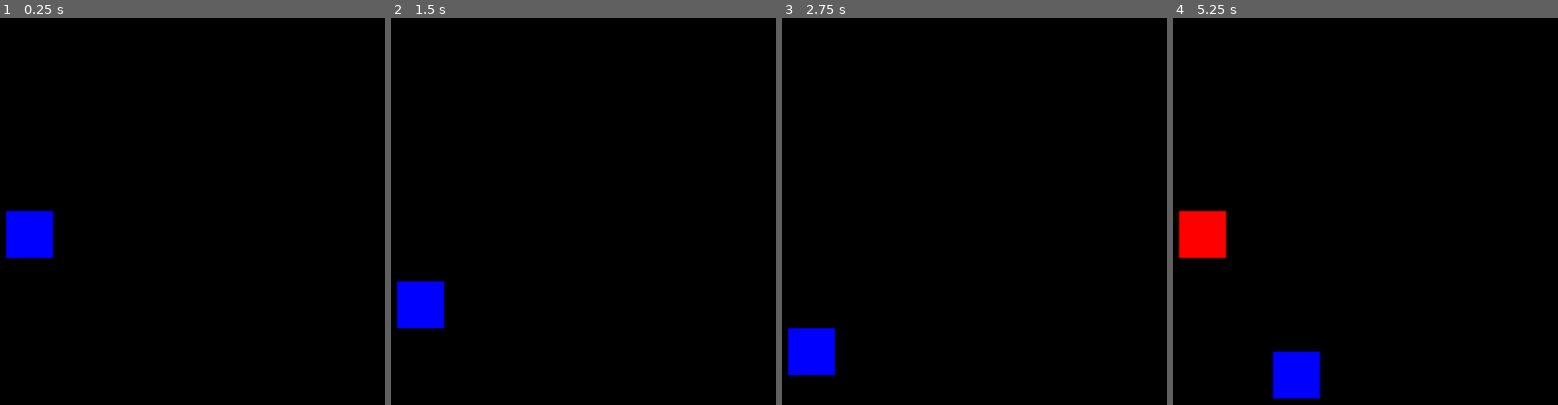
Above: before the commit, frames 1-4 (left to right).
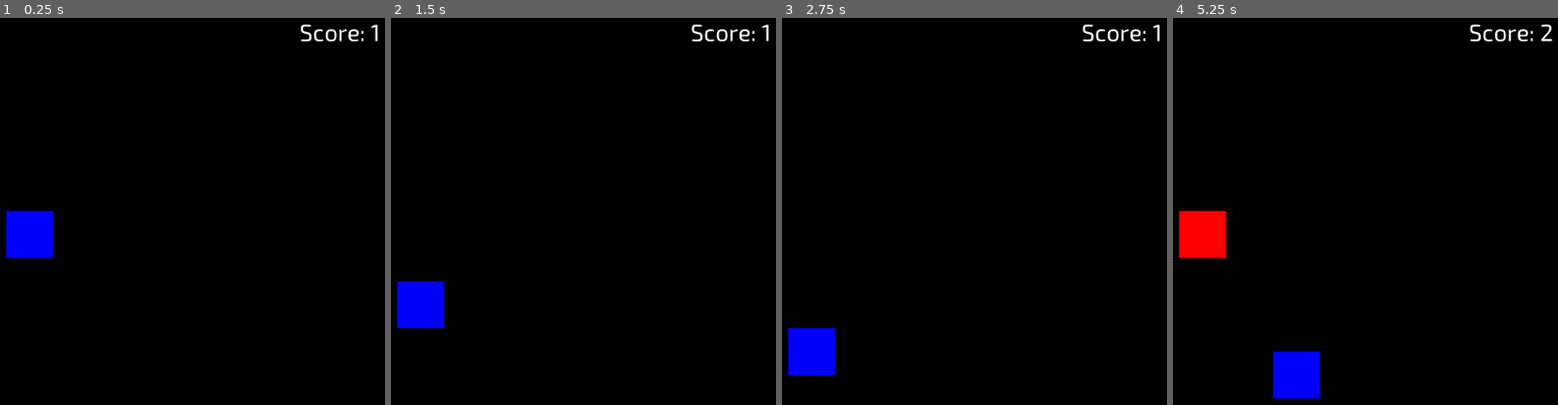
Above: after the commit, the same moments.

Repository: danielcannell/rotatris
Game: Godot game, scene res://Main.tscn
Two runs of this game, one before a commit and one after it. Both use one fixed random seed, a clock stepped at 60 frames per second and the inputs below.
Inputs:
- Up to frame 1 (0.25 s): no input
- Up to frame 2 (1.5 s): tap Enter at 1.25 s
- Up to frame 3 (2.75 s): no input
- Up to frame 4 (5.25 s): tap Space at 2.75 s; tap Enter at 4.25 s

The runs differ from the first frame. In frame 1, 0.3% of the frame differs, in the area x 78-99%, y 1-7%; in frame 2, 0.3%; in frame 3, 0.3%; in frame 4, 0.4%, in the area x 77-99%, y 1-7%.

Commit message:
Add score label and UI font

Diff:
--- a/Main.gd
+++ b/Main.gd
@@ -1,11 +1,9 @@
 extends Node2D
 
 
-# Called when the node enters the scene tree for the first time.
 func _ready():
-    pass # Replace with function body.
+    $Playfield.connect("score_changed", self, "on_score_changed")
 
 
-# Called every frame. 'delta' is the elapsed time since the previous frame.
-#func _process(delta):
-#    pass
+func on_score_changed(value: int):
+    $UI/ScoreLabel.text = "Score: " + str(value)
--- a/Main.tscn
+++ b/Main.tscn
@@ -1,7 +1,8 @@
-[gd_scene load_steps=3 format=2]
+[gd_scene load_steps=4 format=2]
 
 [ext_resource path="res://Main.gd" type="Script" id=1]
 [ext_resource path="res://Playfield.gd" type="Script" id=2]
+[ext_resource path="res://ui_font.tres" type="DynamicFont" id=3]
 
 [node name="Main" type="Node2D"]
 script = ExtResource( 1 )
@@ -11,6 +12,20 @@
 margin_bottom = 600.0
 color = Color( 0, 0, 0, 1 )
 
+[node name="UI" type="Control" parent="."]
+margin_right = 40.0
+margin_bottom = 40.0
+
+[node name="ScoreLabel" type="Label" parent="UI"]
+margin_left = 854.0
+margin_top = 20.0
+margin_right = 1006.0
+margin_bottom = 58.0
+grow_horizontal = 0
+custom_fonts/font = ExtResource( 3 )
+text = "Score: 125"
+align = 2
+
 [node name="Playfield" type="Node2D" parent="."]
 position = Vector2( 512, 300 )
 script = ExtResource( 2 )
--- a/Playfield.gd
+++ b/Playfield.gd
@@ -4,6 +4,9 @@
 const TIME_TO_MOVE_1_SQUARE := 0.5
 const MOVES_PER_GRAVITY_CHANGE := int(3 / TIME_TO_MOVE_1_SQUARE)
 const GRID_WIDTH := 10
+
+
+signal score_changed
 
 
 # All blocks currently in play
@@ -63,3 +66,4 @@
     block.random()
     add_child(block)
     self.blocks.append(block)
+    self.emit_signal("score_changed", self.blocks.size())
--- /dev/null
+++ b/ui_font.tres
@@ -0,0 +1,7 @@
+[gd_resource type="DynamicFont" load_steps=2 format=2]
+
+[ext_resource path="res://Exo2-VariableFont_wght.ttf" type="DynamicFontData" id=1]
+
+[resource]
+size = 32
+font_data = ExtResource( 1 )
Binary file added: Exo2-VariableFont_wght.ttf
